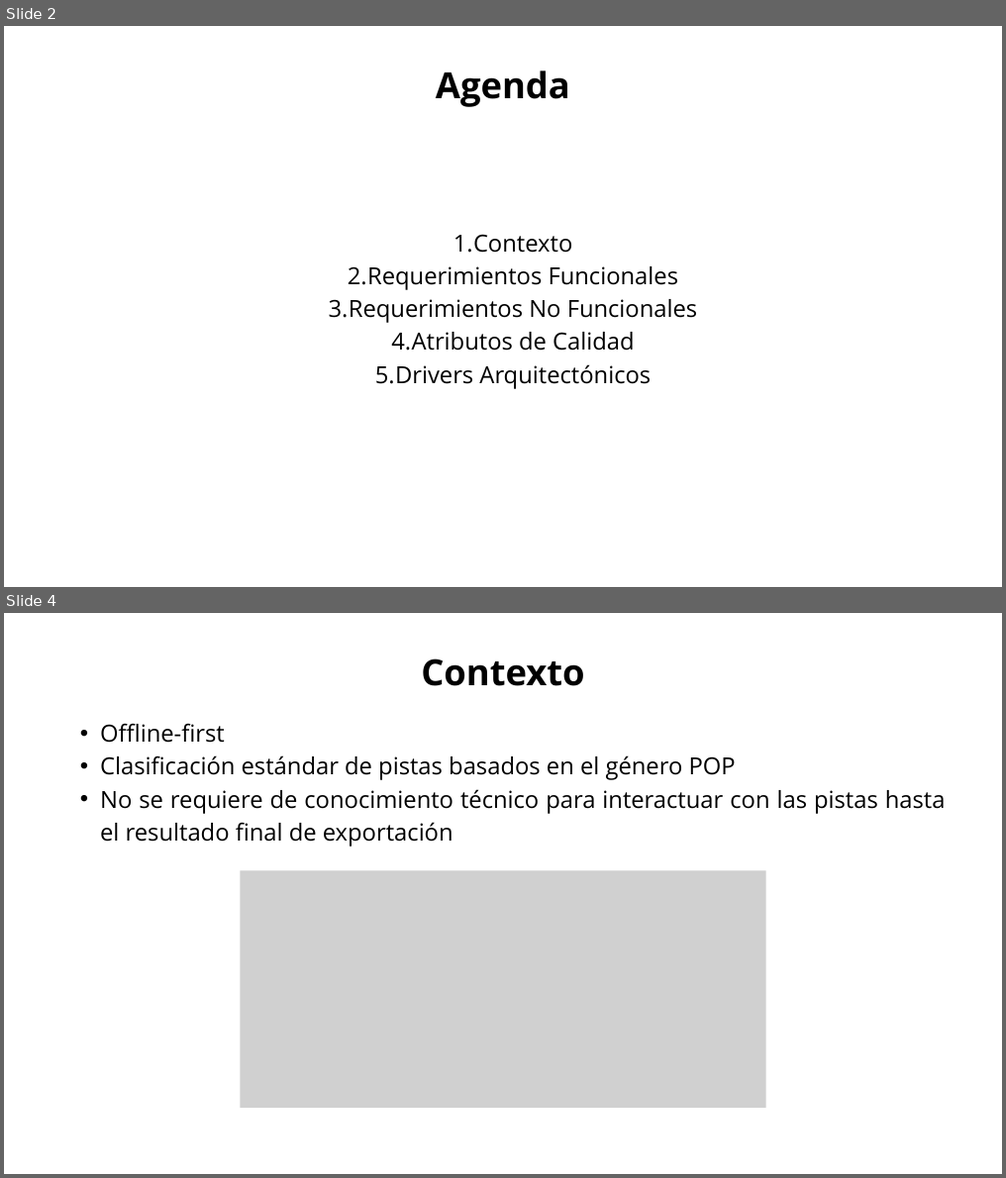
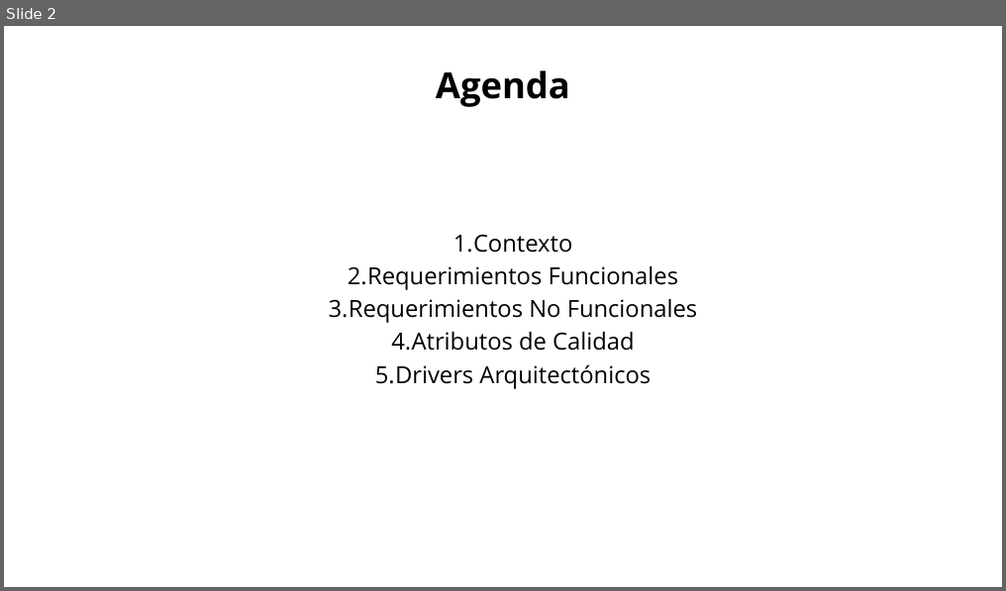
Before and after one commit to Jucer74/SoftwareArchitecture, a slide deck: Project/Context/SistemaSeparacionAudio.context.pptx. Shown one above the other, each under a label of ours: slides 2 and 4 before the commit, slide 2 after it; the slides between them are not shown. The pictures are 1006x1178 and 1006x591 pixels, drawn with LibreOffice and Linux fonts; fonts in the diff are those of the drawing; grey boxes stand for pictures. Boxes give left, top, right and bottom in pixels: in the first picture for what was removed or moved away, otherwise in the second. Text is boxed around its words. In the diff, an @@ line names an element or a change of style, - is before the commit and + after.

```diff
--- a/Project/Context/SistemaSeparacionAudio.context.pptx
+++ b/Project/Context/SistemaSeparacionAudio.context.pptx
@@ slide 4 removed at box(4, 613, 1002, 1174), background #FFFFFF @@
@@ text removed at box(421, 659, 584, 686) @@
-Contexto
@@ text removed at box(100, 723, 945, 847) @@
-  • Offline-first
-  • Clasificación estándar de pistas basados en el género POP
-  • No se requiere de conocimiento técnico para interactuar con las pistas hasta el resultado final de exportación
@@ picture removed at box(240, 871, 766, 1108) @@
```
Also in this commit, not shown: 5 slides changed, 1 slide added, 1 other slide removed.
